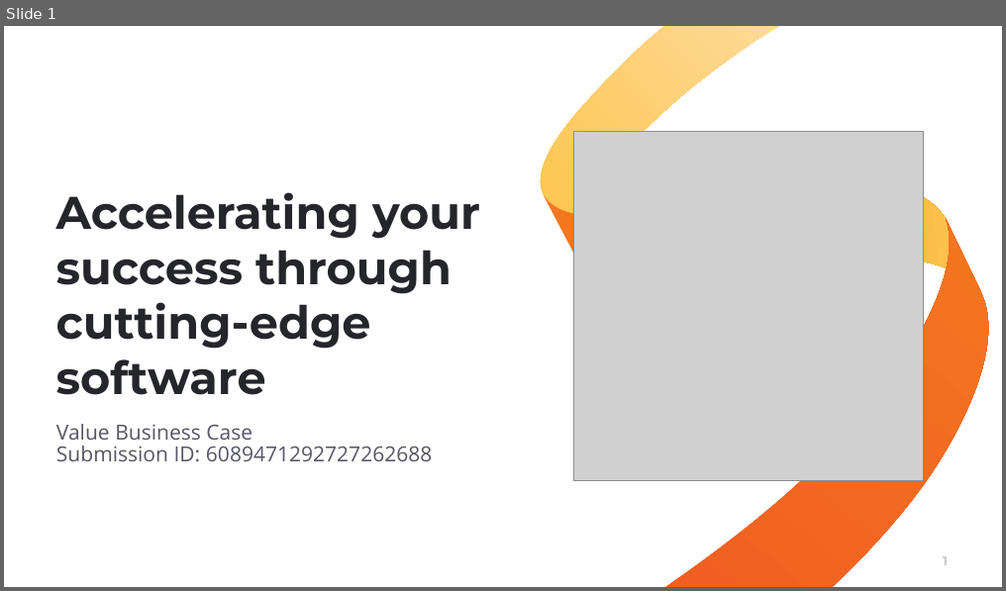
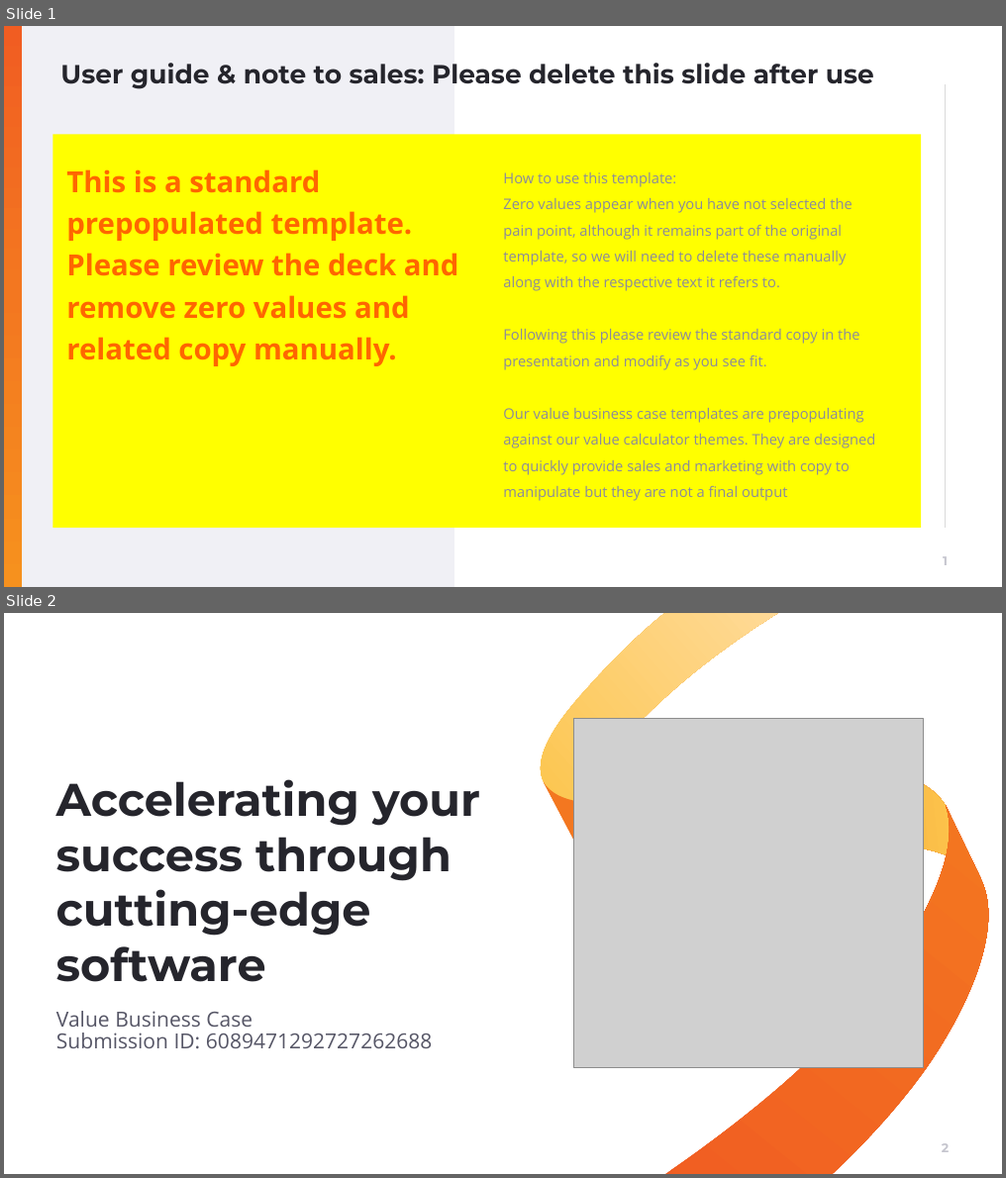
Before and after one commit to muratozdemirpiblo/ppt-api, a slide deck: output.pptx. Shown one above the other, each under a label of ours: slide 1 before the commit, slides 1 and 2 after it. The pictures are 1006x591 and 1006x1178 pixels, drawn with LibreOffice and Linux fonts; fonts in the diff are those of the drawing; grey boxes stand for pictures; background and template pictures are left out. Boxes give left, top, right and bottom in pixels: in the first picture for what was removed or moved away, otherwise in the second. Text is boxed around its words. In the diff, an @@ line names an element or a change of style, - is before the commit and + after.

```diff
--- a/output.pptx
+++ b/output.pptx
@@ slide 1 added at (4, 26, 1002, 587), background #FFFFFF @@
@@ rectangle added at (4, 26, 22, 587), fill gradient #F15D22 to #F37720 to #F6911E @@
@@ rectangle added at (4, 26, 454, 587), fill #F0F0F5 @@
@@ rectangle added at (4, 26, 22, 587), fill gradient #F15D22 to #F37720 to #F6911E @@
@@ title added at (60, 63, 874, 89), 25.2 pt, text #25252C, bold @@
+User guide & note to sales: Please delete this slide after use
@@ line added from (945, 85) to (945, 528), #D9D9D9 0.5 pt @@
@@ rectangle added at (53, 135, 921, 528), fill #FFFF00 @@
@@ text added at (66, 170, 459, 367), 28 pt, text #FF6600, bold @@
+This is a standard prepopulated template. Please review the deck and remove zero values and related copy manually.
@@ text added at (503, 173, 875, 501), 14 pt, text #8A8A9D @@
+How to use this template:
+Zero values appear when you have not selected the pain point, although it remains part of the original template, so we will need to delete these manually along with the respective text it refers to.
+Following this please review the standard copy in the presentation and modify as you see fit.
+Our value business case templates are prepopulating against our value calculator themes. They are designed to quickly provide sales and marketing with copy to manipulate but they are not a final output
@@ page number added at (943, 557, 947, 566), 12 pt, text #C5C5CE, bold @@
+1
@@ what was slide 1 is now slide 2 @@
@@ page number at (942, 1144, 948, 1153): text changed @@
-1
+2
```
Also in this commit, not shown: 6 slides changed, 2 other files.
